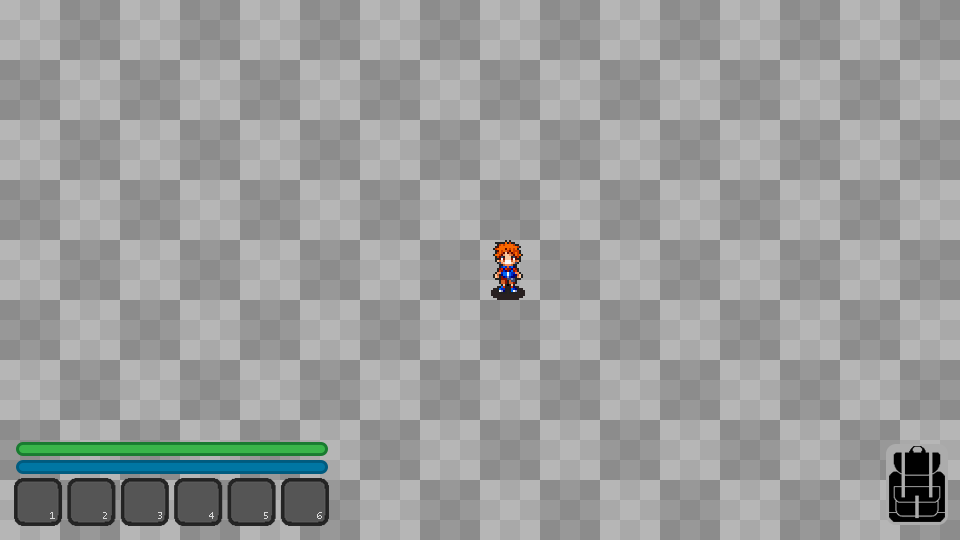
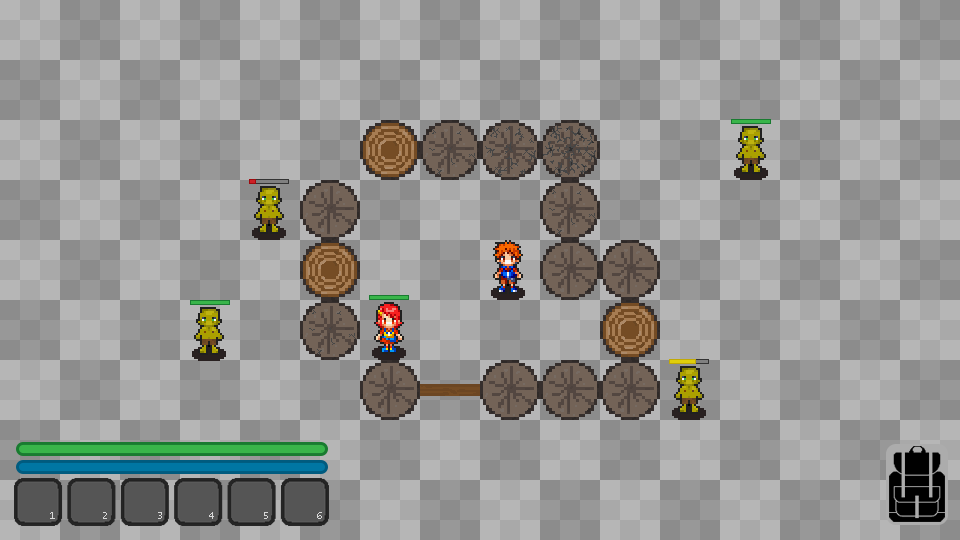
Layers edited between the first and the second 960px x 540px image:
added group "Health Bars" with 7 layers above "Structure" over [190, 119, 771, 364]
added group "Structure" with 16 layers above "Zombie Avatars" over [300, 120, 660, 420]
added layer "Layer 28" in group "Structure" over [540, 180, 600, 240]
added layer "Layer 16" in group "Structure" over [600, 360, 660, 420]
added layer "log_wall_1" in group "Structure" over [300, 300, 360, 360]
added layer "Layer 15" in group "Structure" over [600, 240, 660, 300]
added layer "Layer 14" in group "Structure" over [540, 240, 600, 300]
added layer "Layer 26" in group "Structure" over [540, 120, 600, 180]
added layer "Layer 27" in group "Structure" over [480, 120, 540, 180]
added layer "Layer 29" in group "Structure" over [420, 120, 480, 180]
added layer "Layer 24" in group "Structure" over [600, 300, 660, 360]
added layer "Layer 23" in group "Structure" over [300, 240, 360, 300]
added layer "Layer 22" in group "Structure" over [360, 120, 420, 180]
added layer "Layer 21" in group "Structure" over [300, 180, 360, 240]
added layer "Layer 19" in group "Structure" over [360, 360, 420, 420]
added layer "Layer 18" in group "Structure" over [480, 360, 540, 420]
added layer "Layer 17" in group "Structure" over [540, 360, 600, 420]
added group "Zombie Avatars" with 4 layers above "Quick Access" over [192, 126, 768, 420]
added layer "Layer 6" in group "Zombie Avatars" over [252, 186, 286, 240]
added layer "Layer 7" in group "Zombie Avatars" over [734, 126, 768, 180]
added layer "Layer 8 copy" in group "Zombie Avatars" over [672, 366, 706, 420]
added layer "Layer 8" in group "Zombie Avatars" over [192, 307, 226, 361]
added group "Player Avatars" with 2 layers above "Layer 19 copy 14" over [372, 295, 409, 360]
added layer "avatar_female" in group "Player Avatars" over [372, 302, 406, 360]
…and 8 more changes (8 added)
